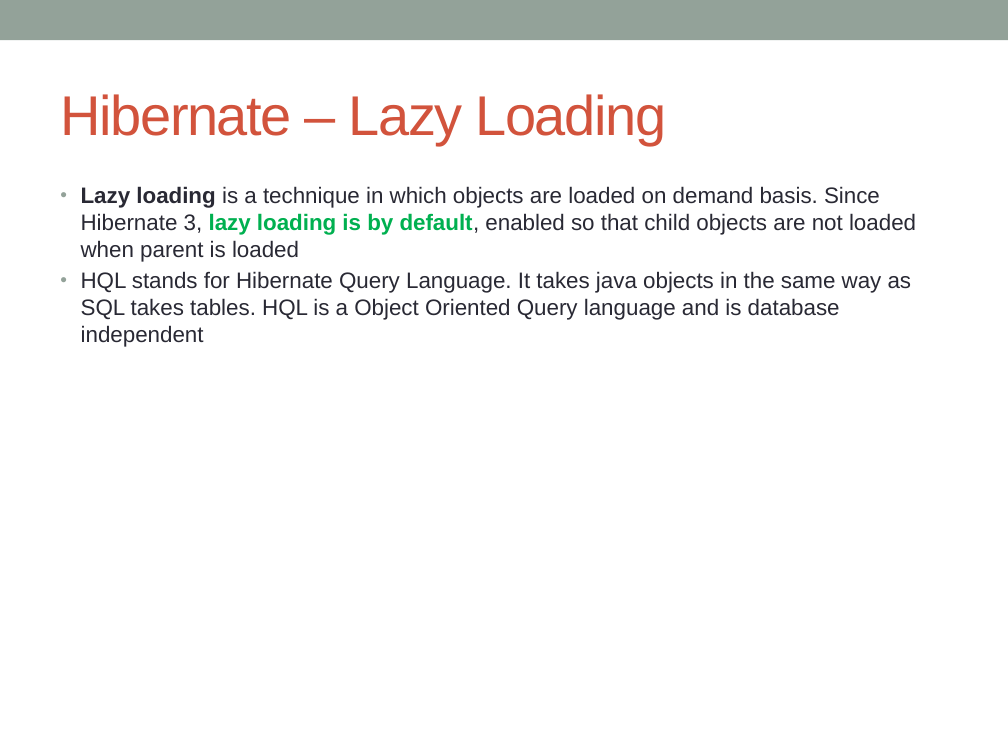
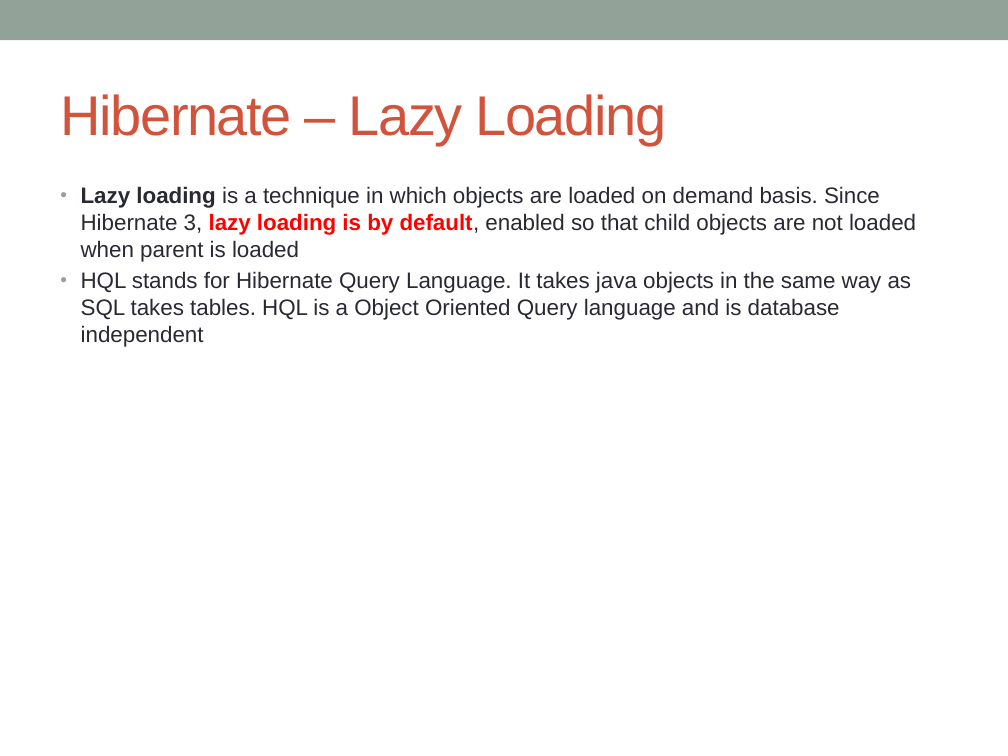
Before and after one commit to notionquest/ProjectDocumentation, a slide deck: slide 15 of Hibernate.pptx. Drawn at 1008x756 pixels with LibreOffice and Linux fonts; fonts in the diff are those of the drawing. Boxes give left, top, right and bottom in pixels: in the first picture for what was removed or moved away, otherwise in the second. Text is boxed around its words. In the diff, an @@ line names an element or a change of style, - is before the commit and + after.

Commit message:
fetch type lazy loaded

```diff
--- a/Hibernate.pptx
+++ b/Hibernate.pptx
@@ text at <box>81,186,916,262</box>: text colour #00B050 to #FF0000 in "lazy loading is by default," @@
```
